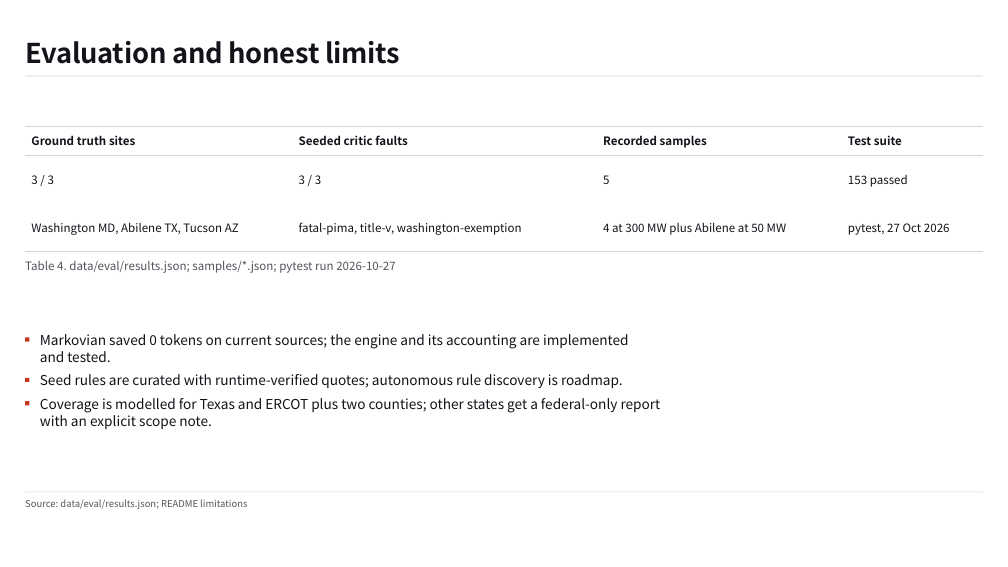
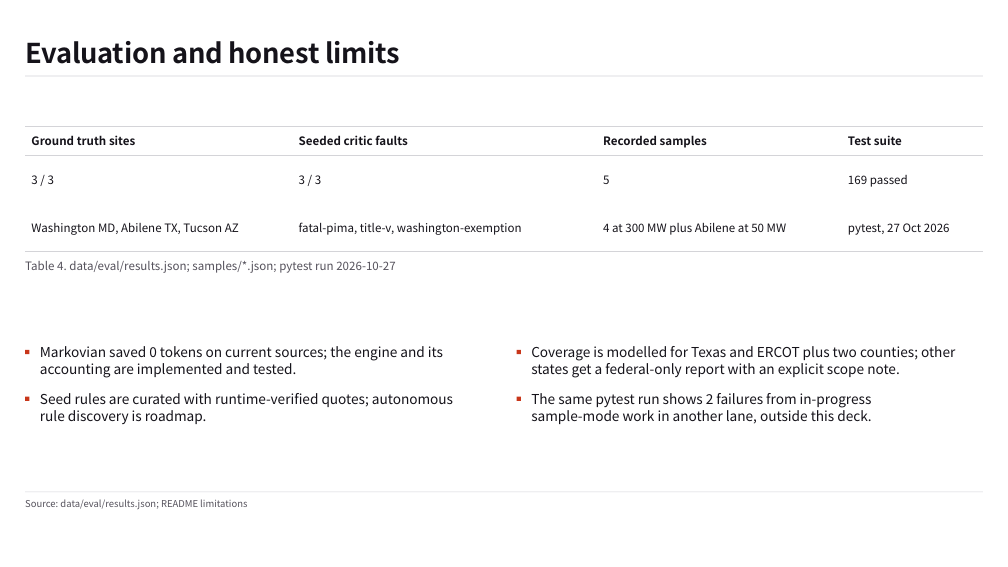
Before and after one commit to wjgoarxiv/sitewhy, a slide deck: slide 9 of submission/deck/sitewhy-deck.pptx (slide 8 before the commit). Drawn at 1008x567 pixels with LibreOffice and Linux fonts; fonts in the diff are those of the drawing. Boxes give left, top, right and bottom in pixels: in the first picture for what was removed or moved away, otherwise in the second. Text is boxed around its words. In the diff, an @@ line names an element or a change of style, - is before the commit and + after.

```diff
--- a/submission/deck/sitewhy-deck.pptx
+++ b/submission/deck/sitewhy-deck.pptx
@@ table at box(25, 126, 983, 252) @@
-row 2, column 4: 153 passed
+row 2, column 4: 169 passed
@@ rectangle: place and size @@
-rectangle at box(25, 337, 29, 342)
+rectangle at box(25, 350, 29, 355)
@@ text at box(40, 346, 443, 378): spaces changed @@
-Markovian saved 0 tokens on current sources; the engine and its accounting are implemented
-and tested.
+Markovian saved 0 tokens on current sources; the engine and its
+accounting are implemented and tested.
@@ rectangle: place and size @@
-rectangle at box(25, 378, 29, 383)
+rectangle at box(516, 350, 521, 355)
@@ text at box(531, 346, 955, 378): spaces changed @@
-Coverage is modelled for Texas and ERCOT plus two counties; other states get a federal-only report
-with an explicit scope note.
+Coverage is modelled for Texas and ERCOT plus two counties; other
+states get a federal-only report with an explicit scope note.
@@ rectangle: place and size @@
-rectangle at box(25, 402, 29, 406)
+rectangle at box(25, 397, 29, 402)
@@ text at box(40, 393, 453, 424): text changed @@
-Seed rules are curated with runtime-verified quotes; autonomous rule discovery is roadmap.
+Seed rules are curated with runtime-verified quotes; autonomous
+rule discovery is roadmap.
@@ rectangle added at box(516, 397, 521, 402), fill #C8361A @@
@@ text added at box(531, 393, 872, 424), 13 pt, text #15131A @@
+The same pytest run shows 2 failures from in-progress
+sample-mode work in another lane, outside this deck.
```
Also in this commit, not shown: 2 other slides changed, 2 slides added, 1 slide removed, 2 other files.
